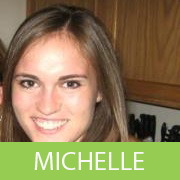
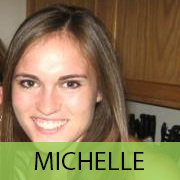
Comparing the layer stacks of the two (180, 180) images. Changes:
painted on "MICHELLE" over [34, 152, 144, 170]
"Rectangle 1": opacity 100% → 80% over [0, 142, 180, 180]
